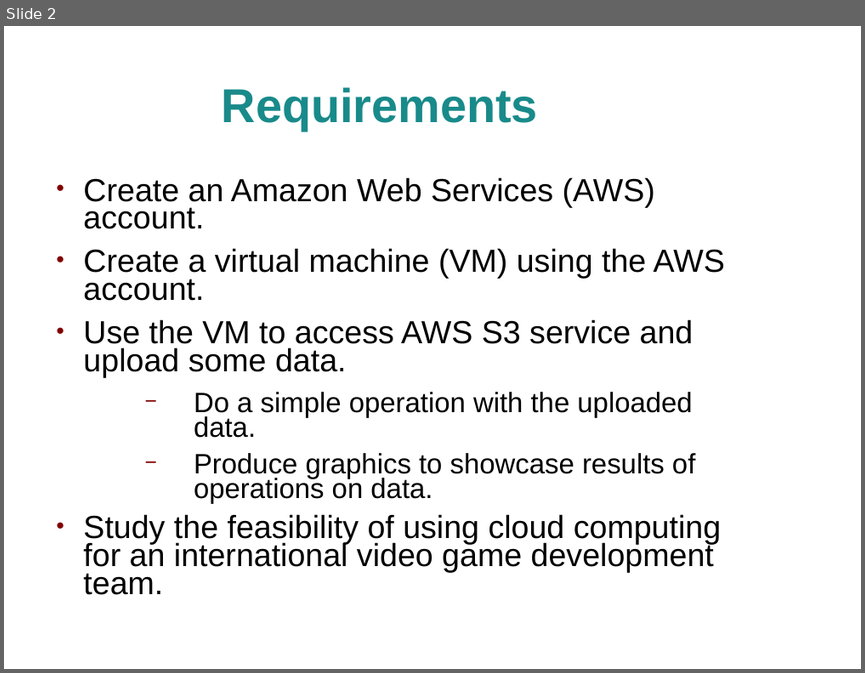
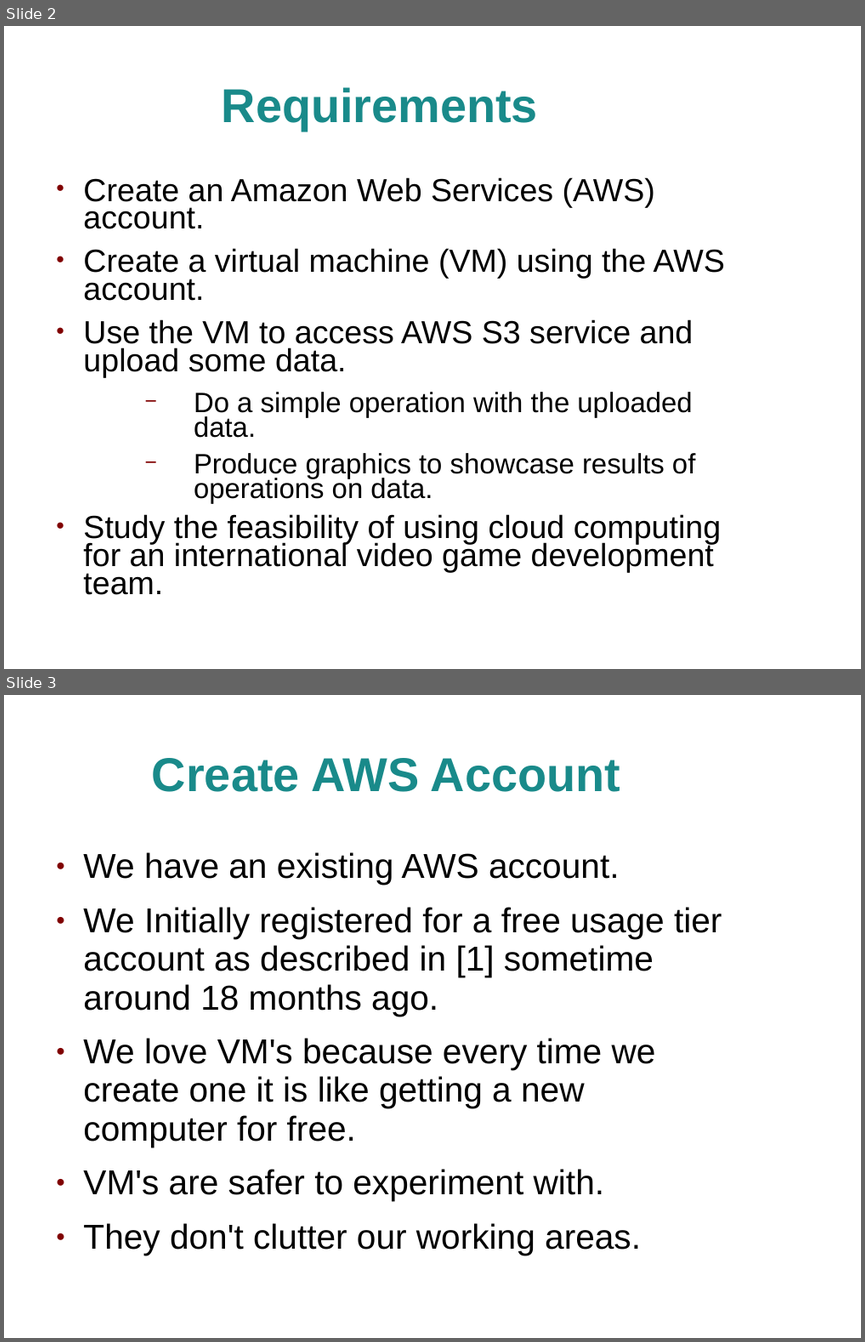
Before and after one commit to jhancock1975/cloud, a slide deck: assignment-1/assignment-1.ppt. Shown one above the other, each under a label of ours: slide 2 before the commit, slides 2 and 3 after it. The pictures are 865x673 and 865x1342 pixels, drawn with LibreOffice and Linux fonts; fonts in the diff are those of the drawing; background and template pictures are left out. Boxes give left, top, right and bottom in pixels: in the first picture for what was removed or moved away, otherwise in the second. Text is boxed around its words. In the diff, an @@ line names an element or a change of style, - is before the commit and + after.

```diff
--- a/assignment-1/assignment-1.ppt
+++ b/assignment-1/assignment-1.ppt
@@ slide 3 added at (x1=4, y1=695, x2=861, y2=1338), background picture (left out) @@
@@ title added at (x1=152, y1=758, x2=620, y2=792), 44 pt, text #198A8A, bold @@
+Create AWS Account
@@ text added at (x1=83, y1=852, x2=721, y2=1254), 32 pt, text #000000 @@
+● We have an existing AWS account.
+● We Initially registered for a free usage tier account as described in [1] sometime around 18 months ago.
+● We love VM's because every time we create one it is like getting a new computer for free.
+● VM's are safer to experiment with.
+● They don't clutter our working areas.
```
Also in this commit, not shown: 2 slides changed, 3 other slides added, 1 other file.
